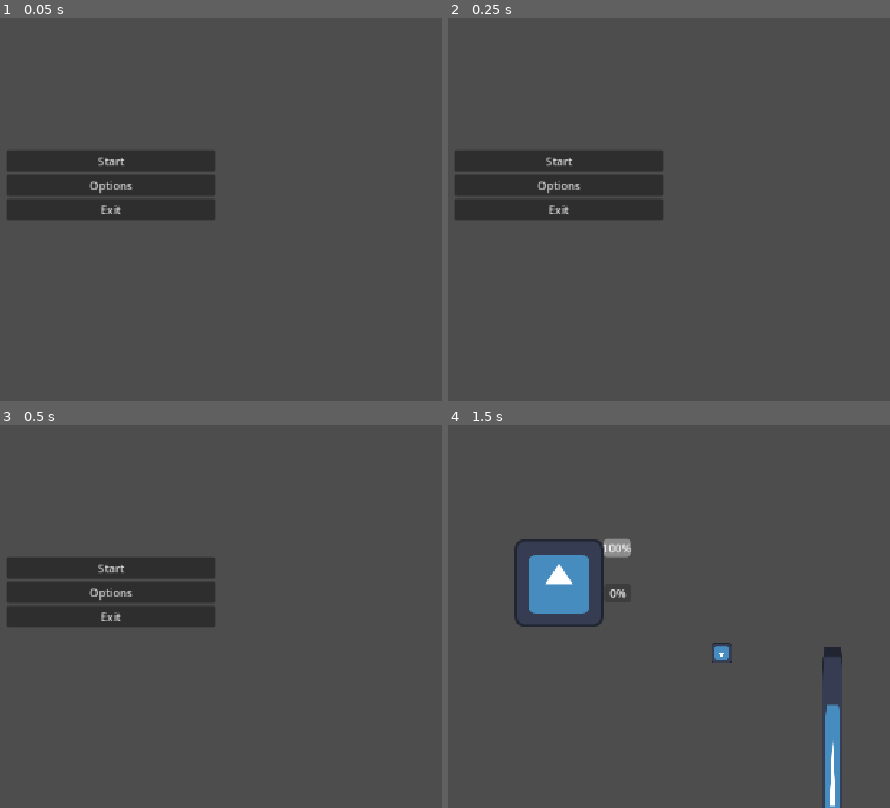
Above: before the commit, frames 1-4 (two rows, left to right).
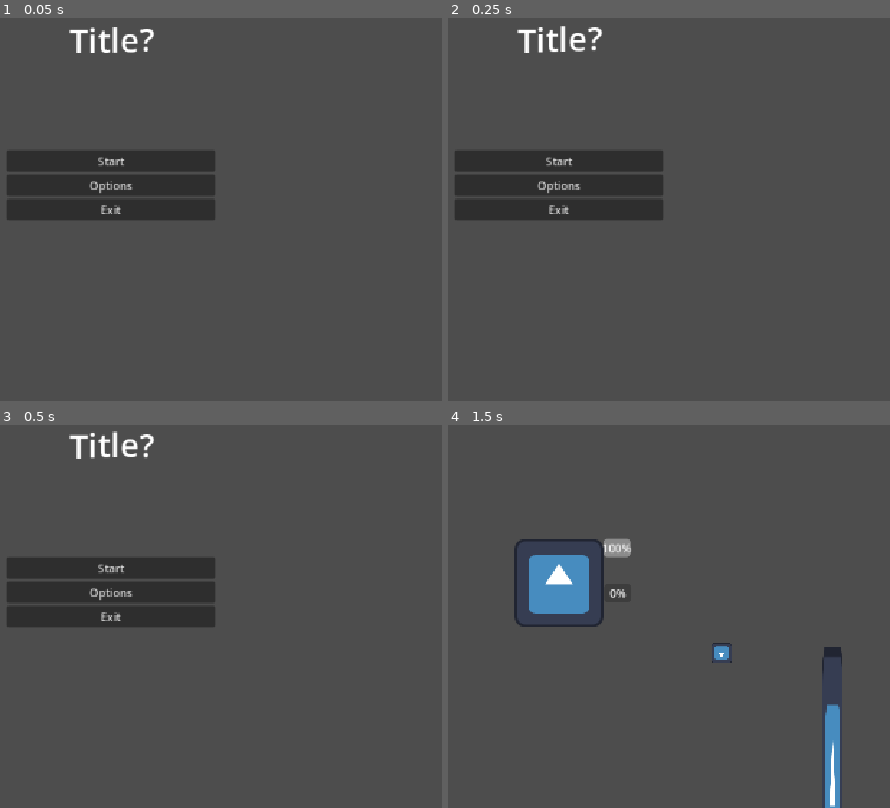
Above: after the commit, the same moments.

Repository: ChrisOnions/Gamejam26gmtk
Game: Godot game, scene res://scenes/start_screen.tscn
Same seed, same stepped clock (60 frames per second), same inputs: the game is played once before the commit and once after it. This scene is started directly instead of the project's main scene. The engine's default icon, where the game draws it, is replaced by a stand-in: a white triangle on a blue panel in a dark square.
Inputs:
- Up to frame 1 (0.05 s): no input
- Up to frame 2 (0.25 s): no input
- Up to frame 3 (0.5 s): no input
- Up to frame 4 (1.5 s): click "Start" at 0.5 s; tap Enter at 1.25 s; hold D (Move_Right) from 1.28 s (still down)

The runs differ from the first frame. In frame 1, 0.6% of the frame differs, in the area x 15-35%, y 2-10%; in frame 2, 0.6%; in frame 3, 0.6%, in the area x 15-35%, y 1-9%; in frame 4, nothing differs.

Commit message:
add title

Diff:
--- a/scenes/start_screen.tscn
+++ b/scenes/start_screen.tscn
@@ -41,6 +41,18 @@
 layout_mode = 2
 text = "Exit"
 
+[node name="RichTextLabel" type="RichTextLabel" parent="." unique_id=959297700]
+layout_mode = 0
+offset_left = 473.0
+offset_top = 74.0
+offset_right = 682.0
+offset_bottom = 179.0
+theme_override_font_sizes/normal_font_size = 48
+bbcode_enabled = true
+text = "[wave]Title?[/wave]"
+horizontal_alignment = 1
+vertical_alignment = 1
+
 [connection signal="button_down" from="BoxContainer/VBoxContainer/Start_B" to="." method="_on_start_b_button_down"]
 [connection signal="button_down" from="BoxContainer/VBoxContainer/Options_B" to="." method="_on_options_b_button_down"]
 [connection signal="button_down" from="BoxContainer/VBoxContainer/Exit_B" to="." method="_on_exit_b_button_down"]
